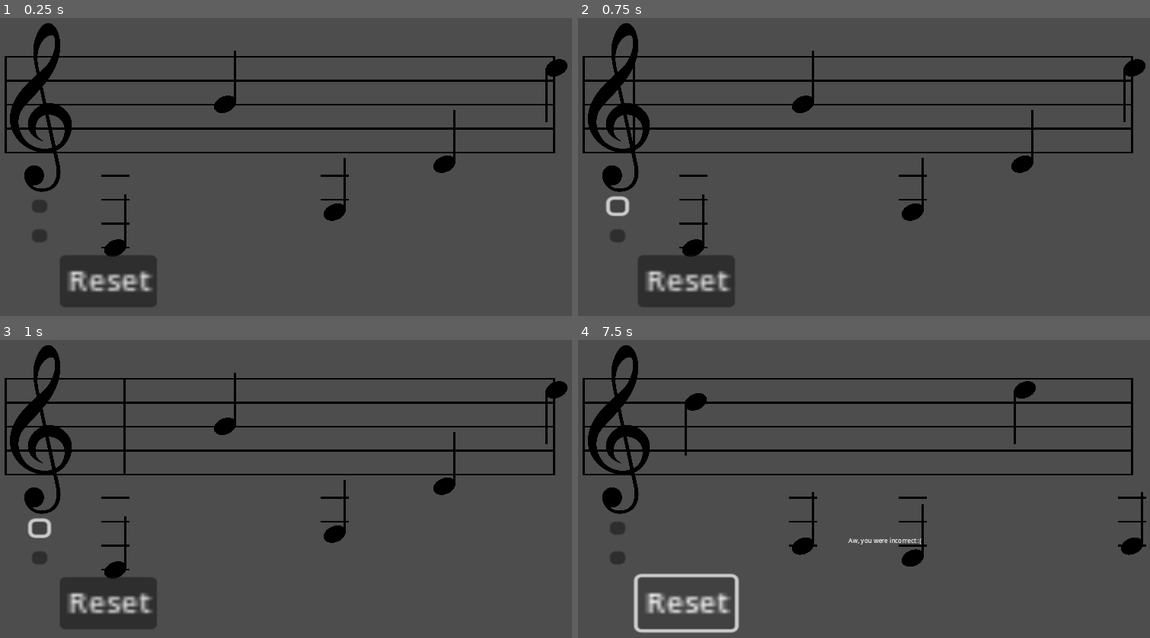
Above: before the commit, frames 1-4 (two rows, left to right).
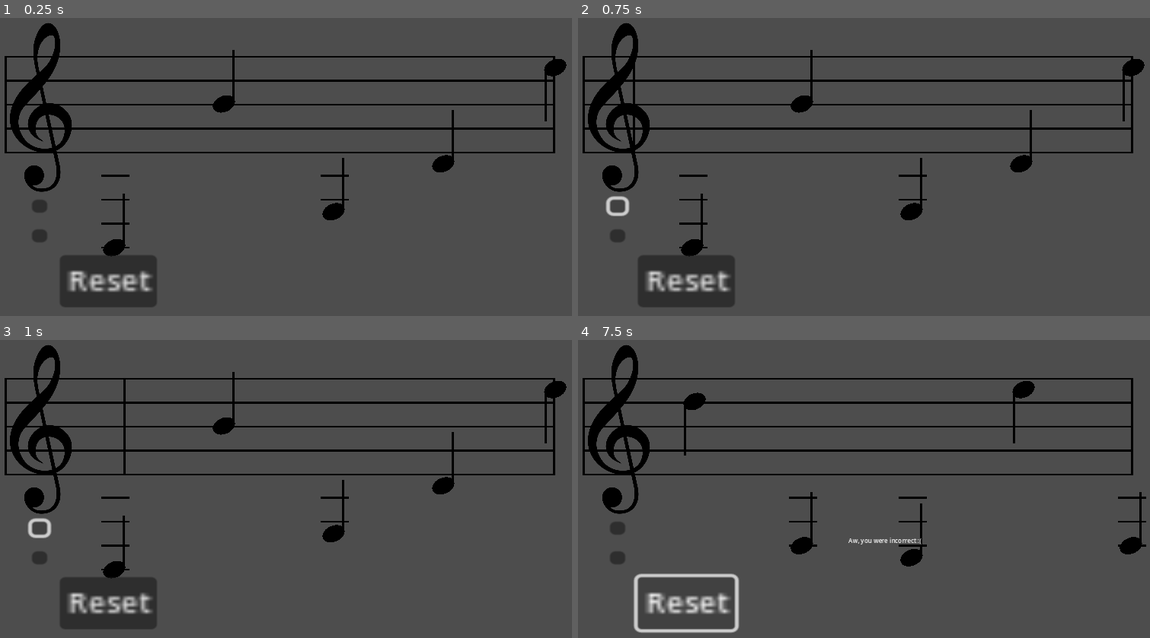
Above: after the commit, the same moments.

Repository: Sniggiho/COMP225-Reluna
Game: Godot game, scene res://Scenes/firstScene.tscn
The game is run twice, just before and just after one commit, with the same random seed, the same clock (stepped at 60 frames per second) and the same inputs.
Inputs (mouse positions are in pixels of both pictures, inside the frame that each line leads up to):
- Up to frame 1 (0.25 s): no input
- Up to frame 2 (0.75 s): click (618, 205) at 0.5 s
- Up to frame 3 (1 s): no input
- Up to frame 4 (7.5 s): click (618, 527) at 1.25 s; click (692, 569) at 2.02 s; click (618, 557) at 2.75 s; click (692, 569) at 3.52 s; click (618, 557) at 4.25 s; click (692, 569) at 5.02 s; click (618, 527) at 5.75 s; click (618, 557) at 6.5 s; click "Reset" at 7.25 s

The runs differ from the first frame. In frame 1, 0.5% of the frame differs, in the area x 17-100%, y 10-81%; in frame 2, 0.5%; in frame 3, 0.5%; in frame 4, 0.4%.

Commit message:
Repositioned note slightly, better for rotation

Diff:
--- a/Project/Scenes/Note/note.tscn
+++ b/Project/Scenes/Note/note.tscn
@@ -45,7 +45,7 @@
 "
 
 [sub_resource type="RectangleShape2D" id="RectangleShape2D_q24im"]
-size = Vector2(57.5, 59.5)
+size = Vector2(59.75, 59.5)
 
 [node name="Note" type="Node2D"]
 script = ExtResource("1_2wmyl")
@@ -55,10 +55,10 @@
 anchor_left = 0.5
 anchor_right = 0.5
 anchor_bottom = 0.5
-offset_left = -29.0
-offset_top = -29.0
-offset_right = 29.0
-offset_bottom = 30.0
+offset_left = -30.0
+offset_top = -30.0
+offset_right = 28.0
+offset_bottom = 29.0
 grow_horizontal = 2
 grow_vertical = 2
 size_flags_horizontal = 4
@@ -68,7 +68,7 @@
 flat = true
 
 [node name="Sprite2D" type="Sprite2D" parent="Button"]
-position = Vector2(32, -26)
+position = Vector2(30, -26)
 scale = Vector2(0.06, 0.06)
 texture = ExtResource("2_m8vj1")
 
@@ -78,6 +78,7 @@
 [node name="Area2D" type="Area2D" parent="."]
 
 [node name="CollisionShape2D" type="CollisionShape2D" parent="Area2D"]
+position = Vector2(-1.125, 0)
 shape = SubResource("RectangleShape2D_q24im")
 
 [connection signal="pressed" from="Button" to="." method="select"]
